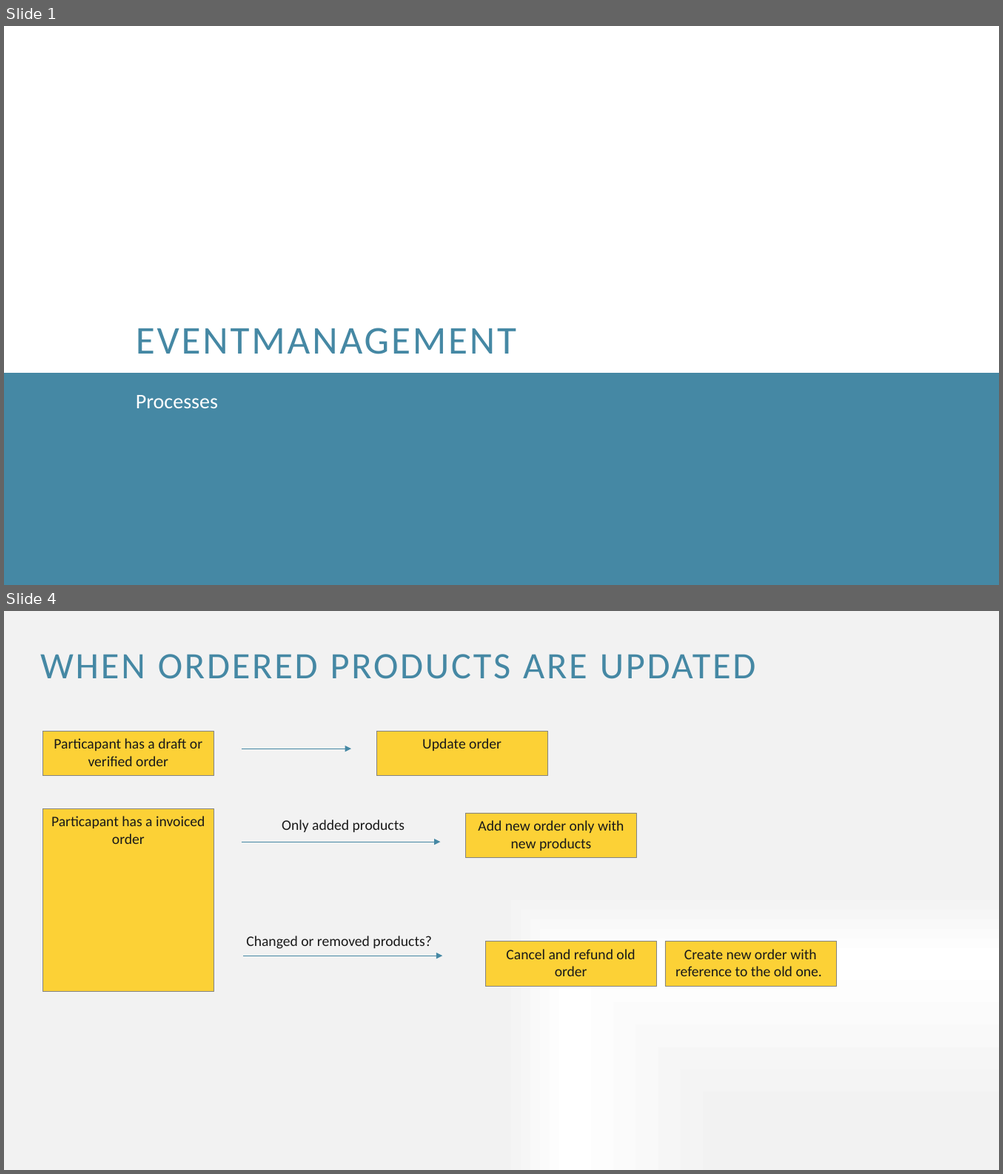
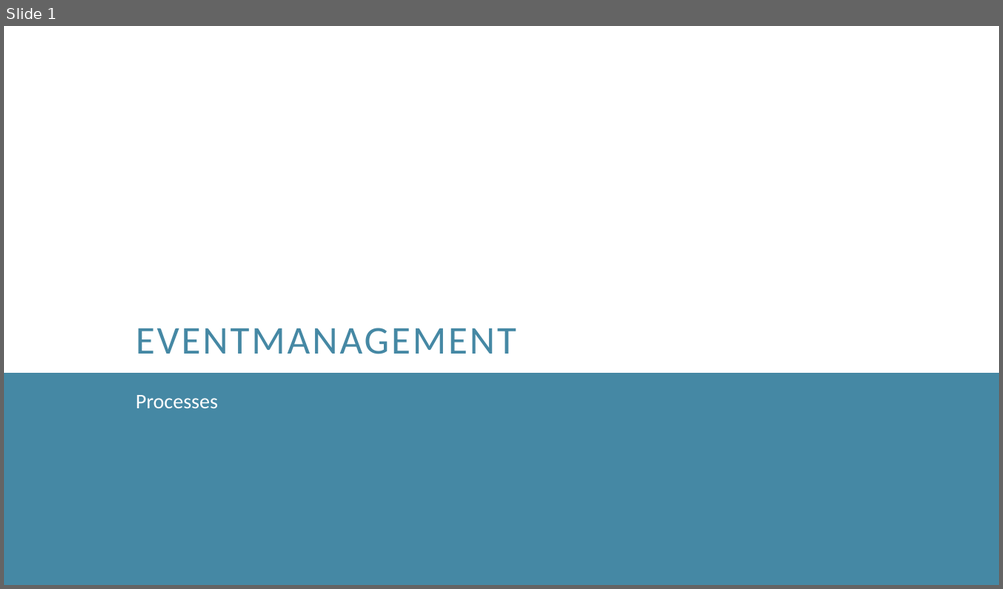
Before and after one commit to DaiHai027/Eventuras, a slide deck: docs/Specification/Specification.pptx. Shown one above the other, each under a label of ours: slides 1 and 4 before the commit, slide 1 after it; the slides between them are not shown. The pictures are 1003x1174 and 1003x589 pixels, drawn with LibreOffice and Linux fonts; fonts in the diff are those of the drawing. Boxes give left, top, right and bottom in pixels: in the first picture for what was removed or moved away, otherwise in the second. Text is boxed around its words. In the diff, an @@ line names an element or a change of style, - is before the commit and + after.

```diff
--- a/docs/Specification/Specification.pptx
+++ b/docs/Specification/Specification.pptx
@@ slide 4 removed at (x1=4, y1=611, x2=999, y2=1170), background gradient #F2F2F2 to #FFFFFF @@
@@ title removed at (x1=40, y1=654, x2=756, y2=679) @@
-WHEN ORDERED PRODUCTS ARE UPDATED
@@ rectangle removed at (x1=42, y1=731, x2=213, y2=776) @@
-Particapant has a draft or verified order
@@ rectangle removed at (x1=376, y1=731, x2=547, y2=776) @@
-Update order
@@ arrow removed from (242, 749) to (351, 749) @@
@@ rectangle removed at (x1=42, y1=809, x2=213, y2=991) @@
-Particapant has a invoiced order
@@ text removed at (x1=282, y1=820, x2=404, y2=832) @@
-Only added products
@@ rectangle removed at (x1=466, y1=813, x2=637, y2=858) @@
-Add new order only with new products
@@ arrow removed from (242, 843) to (441, 843) @@
@@ text removed at (x1=246, y1=936, x2=431, y2=949) @@
-Changed or removed products?
@@ rectangle removed at (x1=485, y1=942, x2=656, y2=986) @@
-Cancel and refund old order
@@ rectangle removed at (x1=665, y1=942, x2=836, y2=986) @@
-Create new order with reference to the old one.
@@ arrow removed from (244, 956) to (443, 956) @@
```
Also in this commit, not shown: 1 slide changed, 1 slide added, 2 other slides removed, 5 other files.
